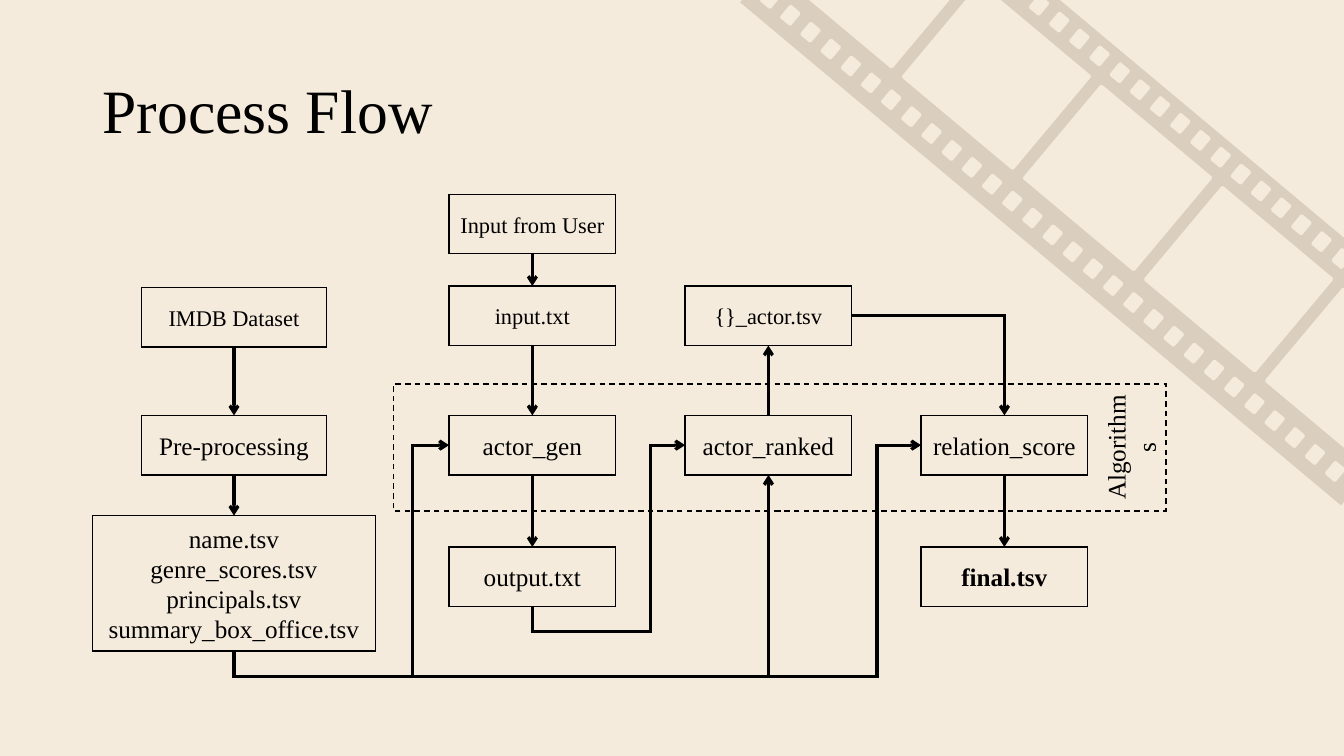
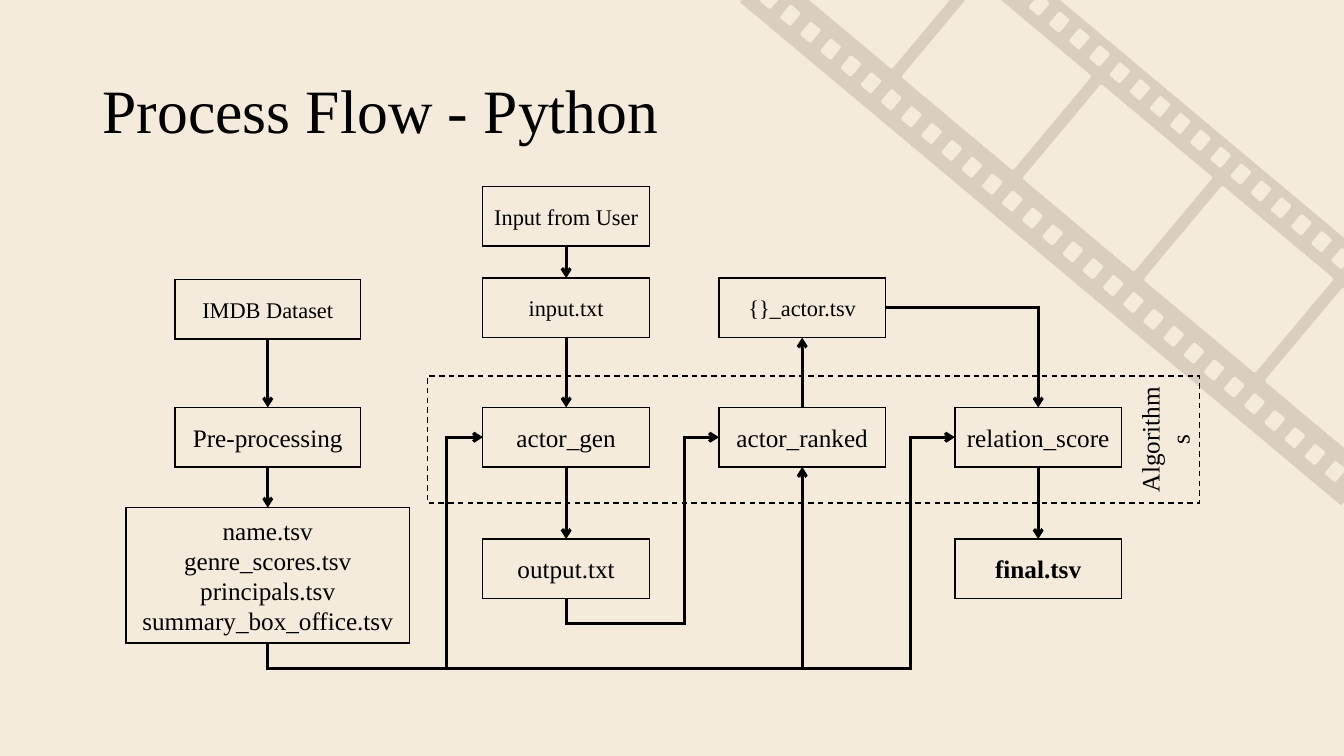
Before and after one commit to ChristofferHolmesland/movie-cast-generator, a slide deck: slide 11 of presentations/Search Engine for Movie Cast Generation.pptx (slide 10 before the commit). Drawn at 1344x756 pixels with LibreOffice and Linux fonts; fonts in the diff are those of the drawing. Boxes give left, top, right and bottom in pixels: in the first picture for what was removed or moved away, otherwise in the second. Text is boxed around its words. In the diff, an @@ line names an element or a change of style, - is before the commit and + after.

```diff
--- a/presentations/Search Engine for Movie Cast Generation.pptx
+++ b/presentations/Search Engine for Movie Cast Generation.pptx
@@ title at [102, 90, 658, 144]: text changed @@
-Process Flow
+Process Flow - Python
@@ 2 rectangles, 1 arrow: place and size @@
-2 rectangles, 1 arrow at [93, 287, 376, 650]
+2 rectangles, 1 arrow at [126, 280, 409, 643]
@@ 10 rectangles, 6 arrows, 5 elbow arrows: place and size @@
-10 rectangles, 6 arrows, 5 elbow arrows at [141, 195, 1166, 677]
+10 rectangles, 6 arrows, 5 elbow arrows at [175, 187, 1200, 668]
```
Also in this commit, not shown: 1 slide added, 8 other files.
